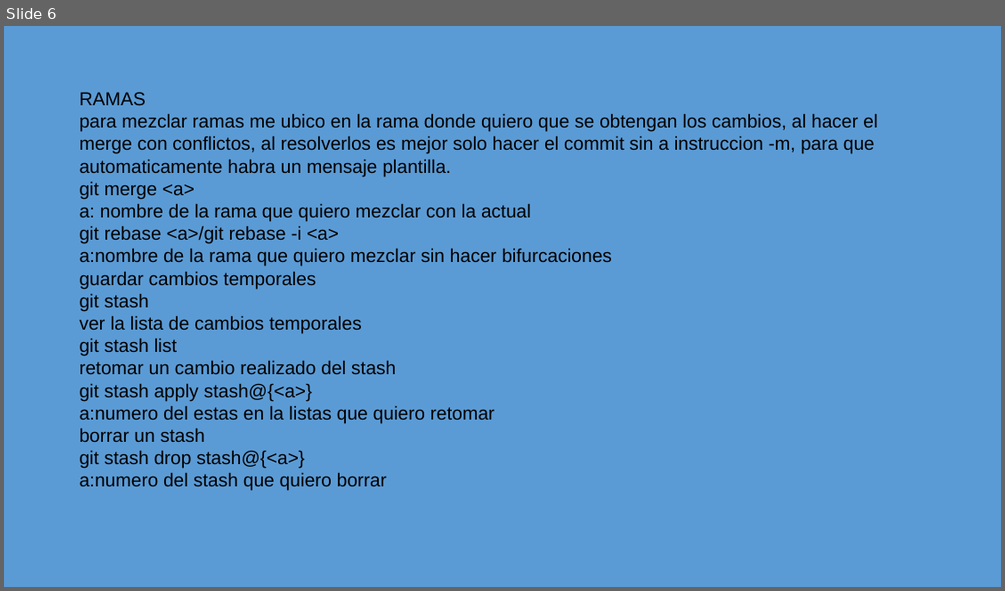
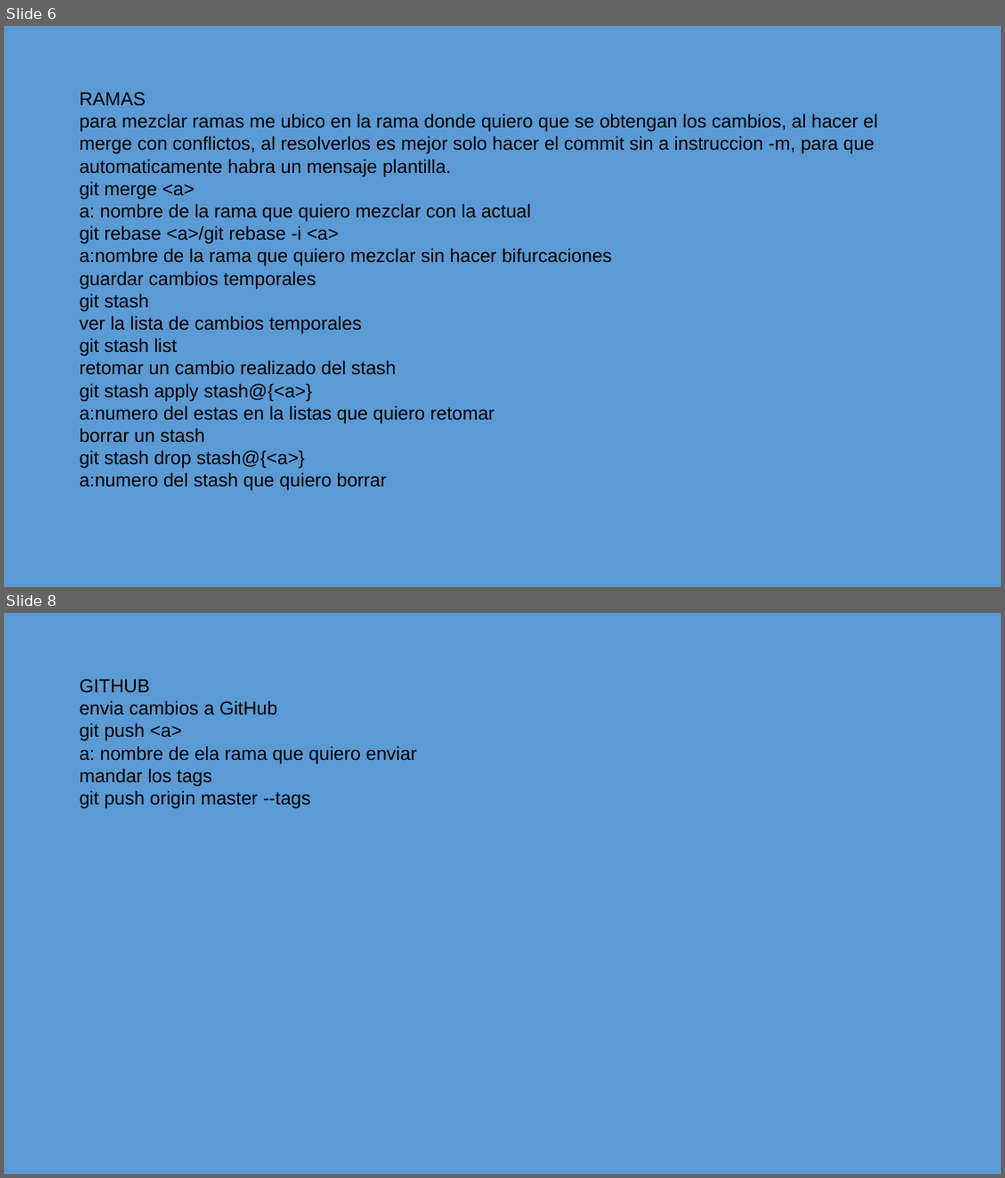
Before and after one commit to camaviga11/cursoGITv2, a slide deck: presentasionComandos.pptx. Shown one above the other, each under a label of ours: slide 6 before the commit, slides 6 and 8 after it; the slides between them are not shown. The pictures are 1005x591 and 1005x1178 pixels, drawn with LibreOffice and Linux fonts; fonts in the diff are those of the drawing. Boxes give left, top, right and bottom in pixels: in the first picture for what was removed or moved away, otherwise in the second. Text is boxed around its words. In the diff, an @@ line names an element or a change of style, - is before the commit and + after.

Commit message:
cambios en los comandos en la presentacon hasta (push)

```diff
--- a/presentasionComandos.pptx
+++ b/presentasionComandos.pptx
@@ slide 8 added at (4, 613, 1001, 1174), background #5B9BD5 @@
@@ text added at (80, 679, 417, 809), 18 pt, text #000000 @@
+GITHUB
+envia cambios a GitHub
+git push <a>
+a: nombre de ela rama que quiero enviar
+mandar los tags
+git push origin master --tags
```
Also in this commit, not shown: 1 other slide added.
